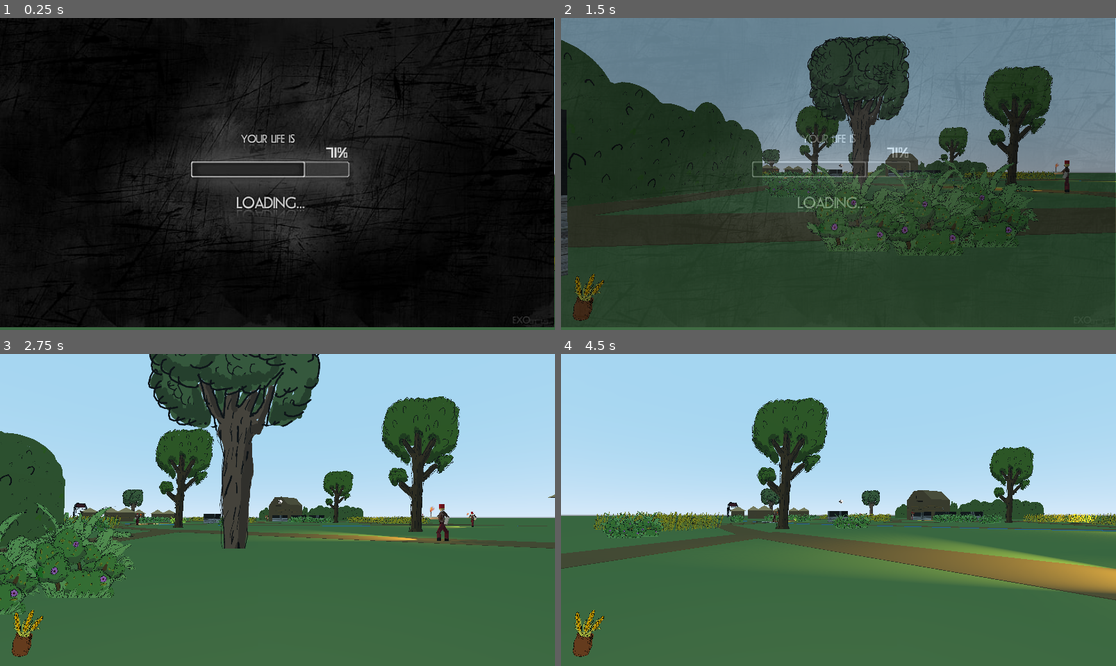
Above: before the commit, frames 1-4 (two rows, left to right).
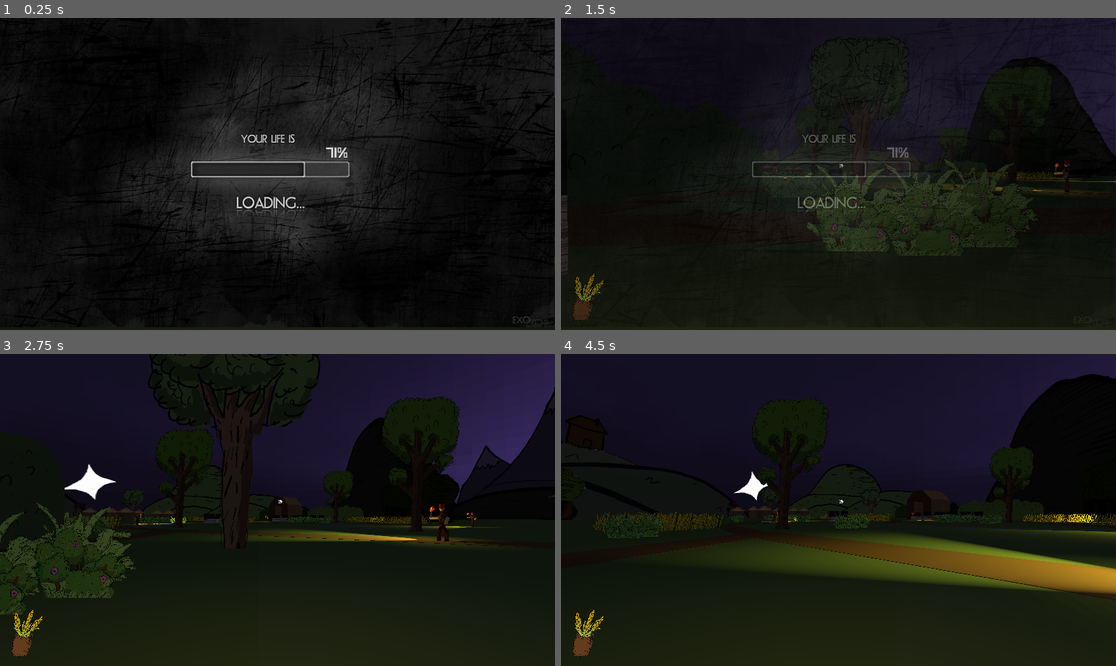
Above: after the commit, the same moments.

Repository: archiebh/RealLudumDareSerfs
Game: Godot game, scene res://Scenes/Level1.tscn
Two runs of this game, one before a commit and one after it. Both use one fixed random seed, a clock stepped at 60 frames per second and the inputs below. This scene is started directly instead of the project's main scene. Sound files missing from this copy of the repository are replaced by a short silence.
Inputs (mouse positions are in pixels of both pictures, inside the frame that each line leads up to):
- Up to frame 1 (0.25 s): no input
- Up to frame 2 (1.5 s): tap Enter at 0.5 s; move the mouse to (866, 174) at 0.52 s; hold W (forward) from 0.53 s (still down); tap Shift (crouch) at 0.6 s; tap Space (jump) at 0.77 s; move the mouse to (810, 174) at 1.27 s; right-click (810, 174) at 1.35 s
- Up to frame 3 (2.75 s): keep holding W (forward); tap Space (jump) at 1.52 s; move the mouse to (288, 503) at 2.02 s; tap Shift (crouch) at 2.1 s
- Up to frame 4 (4.5 s): keep holding W (forward); move the mouse to (832, 516) at 2.77 s; right-click (832, 516) at 2.85 s; tap Space (jump) at 3.02, 3.77 s; move the mouse to (877, 513) at 3.52 s; tap Shift (crouch) at 3.6 s; move the mouse to (794, 506) at 4.27 s; right-click (794, 506) at 4.35 s

The runs differ from the first frame. In frame 1, 1.0% of the frame differs, in the area x 0-100%, y 0-100%; in frame 2, 94%; in frame 3, 97%; in frame 4, 99%.

Commit message:
Level1 done pretyy much

Diff:
--- a/Scenes/Level1.tscn
+++ b/Scenes/Level1.tscn
@@ -23,6 +23,14 @@
 [ext_resource path="res://Scenes/Gate.tscn" type="PackedScene" id=21]
 [ext_resource path="res://Real Textures/Big Border Bush.png" type="Texture" id=22]
 [ext_resource path="res://Real Textures/Tree 1.png" type="Texture" id=23]
+[ext_resource path="res://Real Textures/Sky Objects/Hill 2.png" type="Texture" id=24]
+[ext_resource path="res://Real Textures/Sky Objects/Forest 1.png" type="Texture" id=25]
+[ext_resource path="res://Real Textures/Sky Objects/Mountain 1.png" type="Texture" id=26]
+[ext_resource path="res://Real Textures/Sky Objects/Hill 1.png" type="Texture" id=27]
+[ext_resource path="res://Real Textures/Sky Objects/Hill 3.png" type="Texture" id=28]
+[ext_resource path="res://Real Textures/Sky Objects/Hill House.png" type="Texture" id=29]
+[ext_resource path="res://Real Textures/Sky Objects/Mountain 2.png" type="Texture" id=30]
+[ext_resource path="res://Real Textures/Real Night Sky Taler.png" type="Texture" id=31]
 
 [sub_resource type="Curve3D" id=9]
 _data = {
@@ -124,6 +132,22 @@
 
 [sub_resource type="PlaneMesh" id=17]
 size = Vector2( 150, 10 )
+
+[sub_resource type="PanoramaSky" id=30]
+radiance_size = 1
+panorama = ExtResource( 31 )
+
+[sub_resource type="Environment" id=31]
+background_mode = 2
+background_sky = SubResource( 30 )
+background_color = Color( 0.760784, 0.760784, 0.760784, 1 )
+background_energy = 0.99
+ambient_light_color = Color( 0.737255, 0.737255, 0.737255, 1 )
+ambient_light_energy = 1.44
+fog_color = Color( 0.188235, 0.129412, 0.309804, 1 )
+fog_sun_color = Color( 0.992157, 0.992157, 0.992157, 1 )
+fog_depth_begin = 0.0
+fog_depth_end = 61.9
 
 [node name="Level1" type="Spatial"]
 script = ExtResource( 15 )
@@ -2194,4 +2218,70 @@
 collision_mask = 9
 height = 13.4869
 
+[node name="Scenery" type="Spatial" parent="."]
+transform = Transform( 1, 0, 0, 0, 1, 0, 0, 0, 1, -36.9231, 0, -0.277161 )
+
+[node name="Sprite3D" type="Sprite3D" parent="Scenery"]
+transform = Transform( 10, 0, 0, 0, 10, 0, 0, 0, 10, -4.39056, 147.871, -110.79 )
+shaded = true
+texture = ExtResource( 27 )
+
+[node name="Sprite3D2" type="Sprite3D" parent="Scenery"]
+transform = Transform( -4.37114e-07, 0, -10, 0, 10, 0, 10, 0, -4.37114e-07, 320.536, 149.668, -93.1213 )
+shaded = true
+texture = ExtResource( 24 )
+
+[node name="Sprite3D3" type="Sprite3D" parent="Scenery"]
+transform = Transform( 10, 0, 0, 0, 10, 0, 0, 0, 10, -84.2804, 98.1284, -163.028 )
+shaded = true
+texture = ExtResource( 26 )
+
+[node name="Sprite3D4" type="Sprite3D" parent="Scenery"]
+transform = Transform( 1.99938, 0.049667, 0, -0.049667, 1.99938, 0, 0, 0, 2, -32.7138, 17.5678, -89.824 )
+shaded = true
+texture = ExtResource( 25 )
+
+[node name="Sprite3D5" type="Sprite3D" parent="Scenery"]
+transform = Transform( -9.97363, 0, -0.725768, 0, 10, 0, 0.725768, 0, -9.97363, 25.2048, 148.948, 182.711 )
+shaded = true
+texture = ExtResource( 27 )
+
+[node name="Sprite3D6" type="Sprite3D" parent="Scenery"]
+transform = Transform( -9.97363, 0, -0.725768, 0, 10, 0, 0.725768, 0, -9.97363, 134.901, 148.948, 105.783 )
+shaded = true
+texture = ExtResource( 24 )
+
+[node name="Sprite3D7" type="Sprite3D" parent="Scenery"]
+transform = Transform( -9.97363, 0, -0.725768, 0, 10, 0, 0.725768, 0, -9.97363, 47.2603, 110.698, 207.596 )
+shaded = true
+texture = ExtResource( 26 )
+
+[node name="Sprite3D8" type="Sprite3D" parent="Scenery"]
+transform = Transform( -1.99411, -0.049536, -0.145154, -0.049667, 1.99938, 0, 0.145109, 0.00360467, -1.99473, 0.51923, 16.8471, 52.9945 )
+shaded = true
+texture = ExtResource( 25 )
+
+[node name="Sprite3D9" type="Sprite3D" parent="Scenery"]
+transform = Transform( -0.204713, 0, -9.9979, 0, 10, 0, 9.9979, 0, -0.204713, 197.181, 149.668, -23.7036 )
+shaded = true
+texture = ExtResource( 28 )
+
+[node name="Sprite3D10" type="Sprite3D" parent="Scenery"]
+transform = Transform( 9.9979, 0, -0.204713, 0, 10, 0, 0.204713, 0, 9.9979, 66.38, 61.6589, -240.64 )
+shaded = true
+texture = ExtResource( 29 )
+
+[node name="Sprite3D11" type="Sprite3D" parent="Scenery"]
+transform = Transform( 0.640621, 0, 9.97946, 0, 10, 0, -9.97946, 0, 0.640621, -155.533, 149.285, -10.2351 )
+shaded = true
+texture = ExtResource( 27 )
+
+[node name="Sprite3D12" type="Sprite3D" parent="Scenery"]
+transform = Transform( 0.640621, 0, 9.97946, 0, 10, 0, -9.97946, 0, 0.640621, -229.671, 96.1113, -47.1547 )
+shaded = true
+texture = ExtResource( 30 )
+
+[node name="WorldEnvironment" type="WorldEnvironment" parent="."]
+environment = SubResource( 31 )
+
 [connection signal="area_entered" from="ENDZONE" to="ENDZONE" method="_on_ENDZONE_area_entered"]
Not shown: 1 places in Scenes/Level1.tscn that only renumber resources
Not shown: 1 places in Scenes/Level4.tscn that only renumber resources
